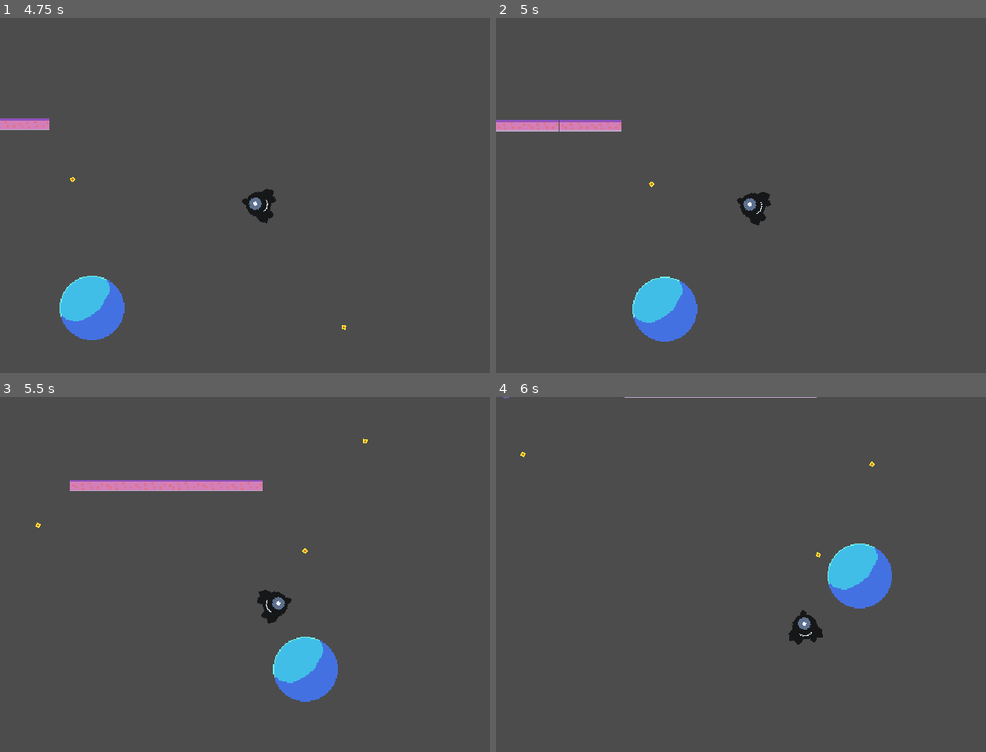
Above: before the commit, frames 1-4 (two rows, left to right).
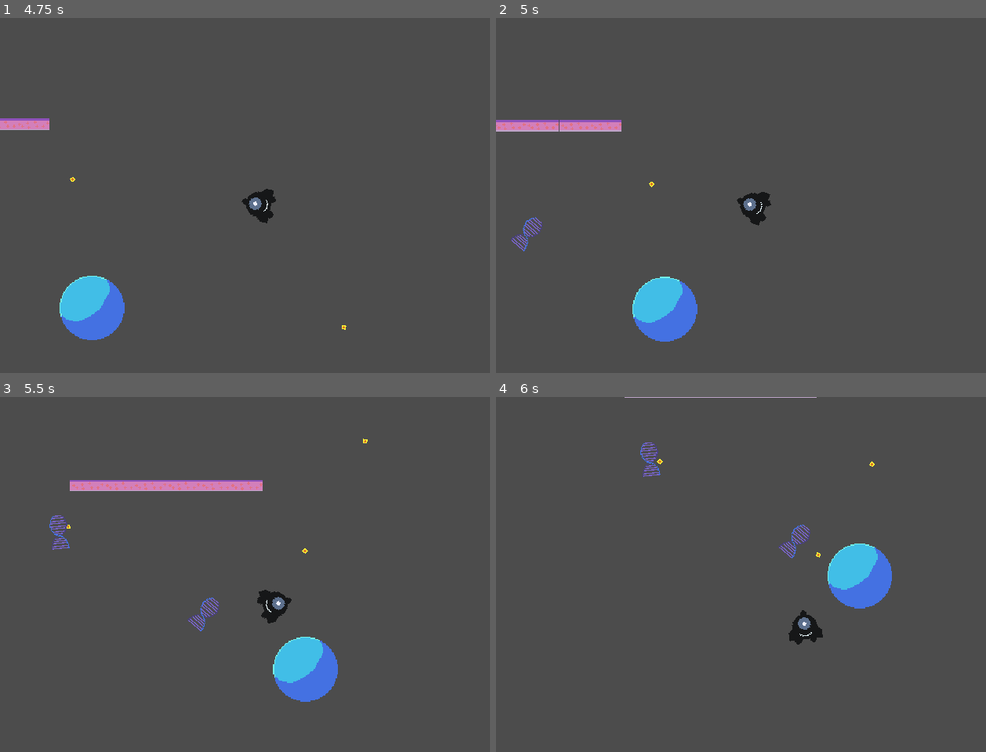
Above: after the commit, the same moments.

Repository: mrbenshef/CellDefence
Game: Godot game, scene res://World.tscn
The game is run twice, just before and just after one commit, with the same random seed, the same clock (stepped at 60 frames per second) and the same inputs.
Inputs (mouse positions are in pixels of both pictures, inside the frame that each line leads up to):
- Up to frame 1 (4.75 s): move the mouse to (450, 188) at 0.52 s; hold D (right) 0.53-1.28 s; click (450, 188) at 0.6 s; move the mouse to (186, 223) at 1.27 s; hold S (down) 1.28-2.03 s; click (186, 223) at 1.35 s; move the mouse to (377, 124) at 2.02 s; hold D (right) 2.03-2.78 s; click (377, 124) at 2.1 s; move the mouse to (284, 280) at 2.77 s; hold W (up) 2.78-3.53 s; click (284, 280) at 2.85 s; move the mouse to (outside the picture) at 3.52 s; hold A (left) from 3.53 s (still down); click (outside the picture) at 3.6 s; move the mouse to (127, 149) at 4.27 s; click (127, 149) at 4.35 s
- Up to frame 2 (5 s): keep holding A (left)
- Up to frame 3 (5.5 s): move the mouse to (343, 585) at 5.02 s; release A (left) at 5.03 s; hold S (down) from 5.03 s (still down); click (343, 585) at 5.1 s
- Up to frame 4 (6 s): move the mouse to (716, 489) at 5.77 s; release S (down) at 5.78 s; hold D (right) from 5.78 s (still down); click (716, 489) at 5.85 s

Frame 1 is identical in both runs. In frame 2, 0.1% of the frame differs, in the area x 3-10%, y 56-66%; in frame 3, 0.3%; in frame 4, 0.3%, in the area x 1-65%, y 0-46%.

Commit message:
feat: DNA is attracted to nucleaus

Diff:
--- /dev/null
+++ b/DNA.gd
@@ -0,0 +1,27 @@
+extends KinematicBody2D
+
+export var SPEED : int = 80
+export var ACCELERATION : int = 500
+export var FRICTION : int = 500
+
+var target = null
+var velocity : Vector2 = Vector2.ZERO
+
+func _ready():
+	pass
+
+func _process(delta):
+	if (target - position).length() < 10.0:
+		queue_free()
+
+func _physics_process(delta):
+	if target == null:
+		velocity = velocity.move_toward(Vector2.ZERO, FRICTION * delta)
+	else:
+		var direction = (target - position).normalized()
+		velocity = velocity.move_toward(direction * SPEED, ACCELERATION * delta)
+
+	velocity = move_and_slide(velocity)
+
+func set_target(new_target):
+	target = new_target
--- a/DNA.tscn
+++ b/DNA.tscn
@@ -1,6 +1,7 @@
-[gd_scene load_steps=3 format=2]
+[gd_scene load_steps=4 format=2]
 
 [ext_resource path="res://assets/dna.png" type="Texture" id=1]
+[ext_resource path="res://DNA.gd" type="Script" id=2]
 
 [sub_resource type="CapsuleShape2D" id=1]
 radius = 8.66732
@@ -9,6 +10,7 @@
 [node name="DNA" type="KinematicBody2D"]
 collision_layer = 8
 collision_mask = 2
+script = ExtResource( 2 )
 
 [node name="Sprite" type="Sprite" parent="."]
 texture = ExtResource( 1 )
--- a/World.gd
+++ b/World.gd
@@ -22,4 +22,5 @@
 	var dna = DNA.instance()
 	dna.position = spawnPoint
 	dna.rotation = rand_range(0, 2 * PI)
+	dna.set_target($Nucleaus.position)
 	add_child(dna)
Not shown, added: IDEAS.md
